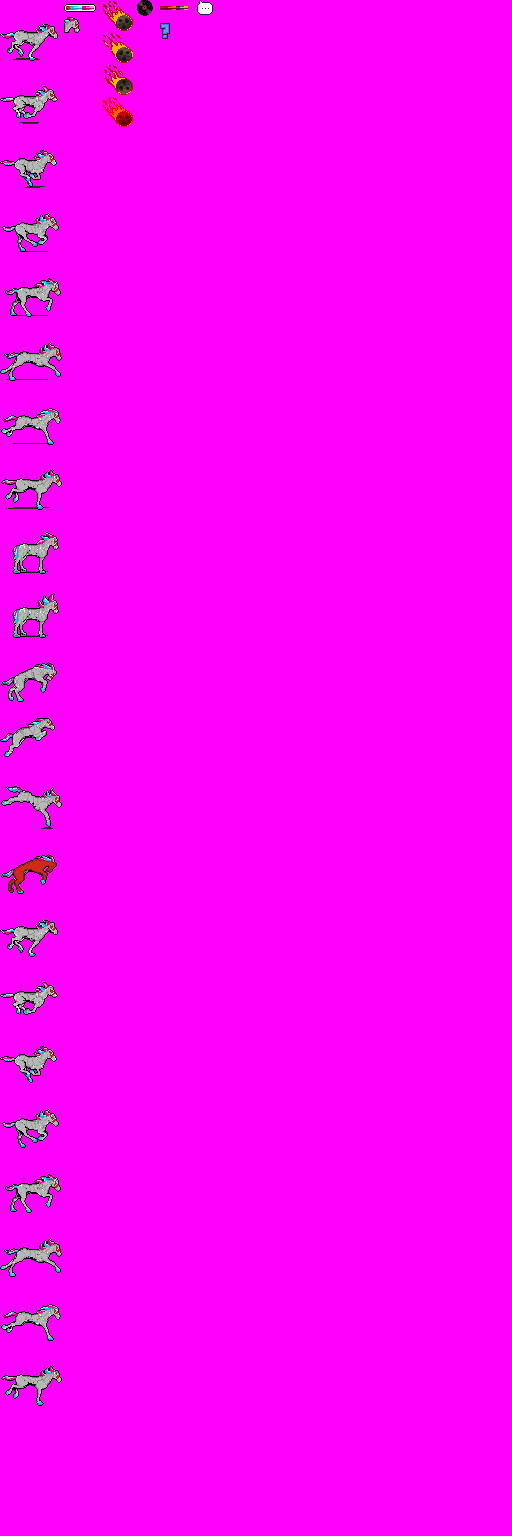
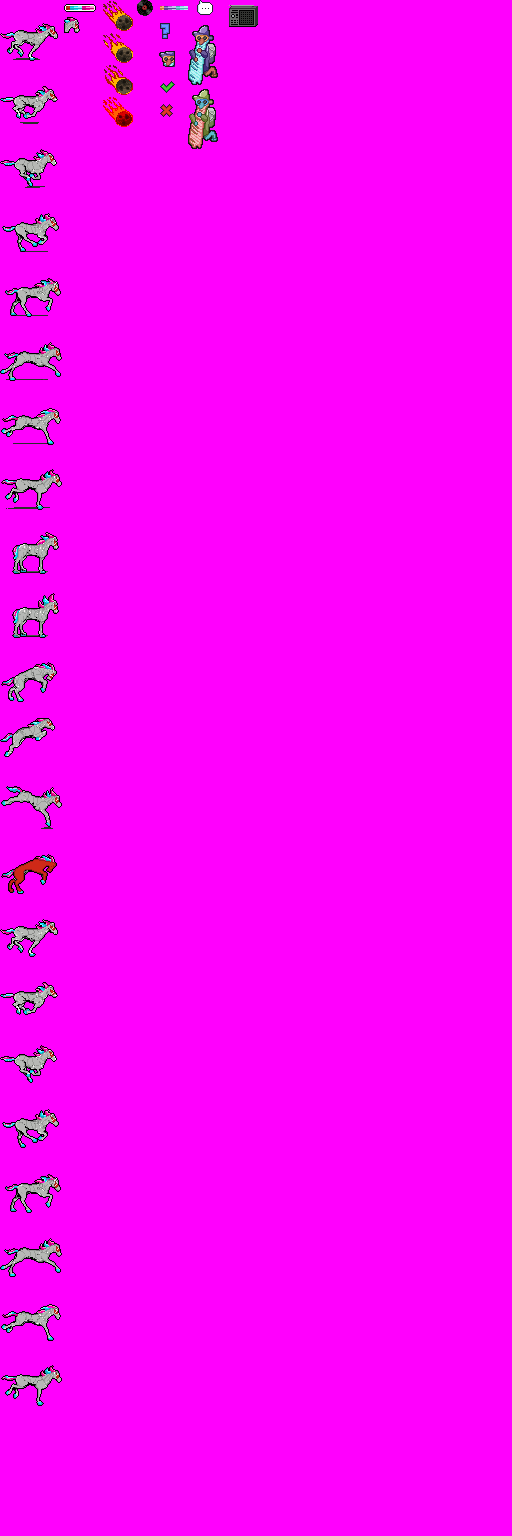
Before/after of a 512x1536 layered artwork. What changed in the layer stack:
added layer "ui_icon_example_guardian" above "ui_radio" over <box>159,51,175,67</box>
added layer "ui_radio" above "ui_sample_boss" over <box>229,5,258,27</box>
added layer "ui_sample_boss" above "ui_bad" over <box>188,25,218,149</box>
added layer "ui_bad" above "ui_good" over <box>160,104,173,117</box>
added layer "ui_good" above "ui_chat" over <box>160,81,175,93</box>
painted on "ui_lifebar_tutorial_fill" over <box>160,6,188,10</box>
painted on "ui_vinyl" over <box>139,2,152,15</box>
painted on "ui_meteorite" over <box>103,1,132,126</box>
painted on "ui_icon_tutorial" over <box>161,24,169,38</box>
painted on "ui_lifebar" over <box>65,5,95,11</box>
painted on "ui_horse" over <box>4,27,60,1394</box>
